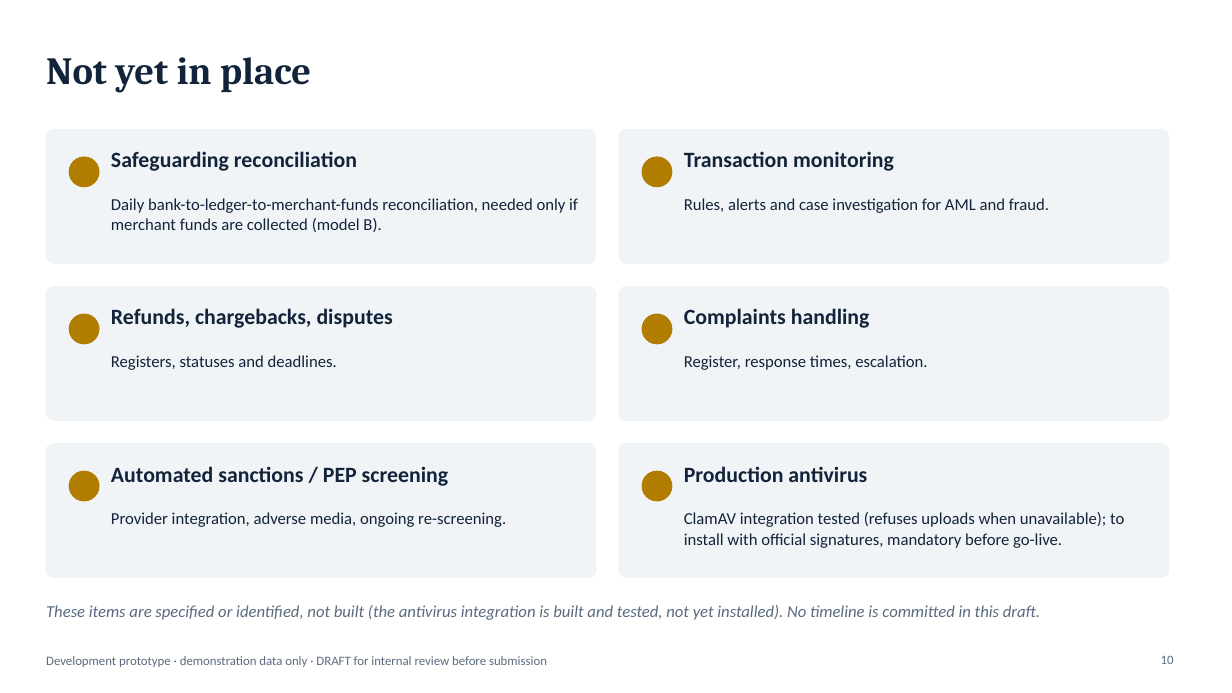
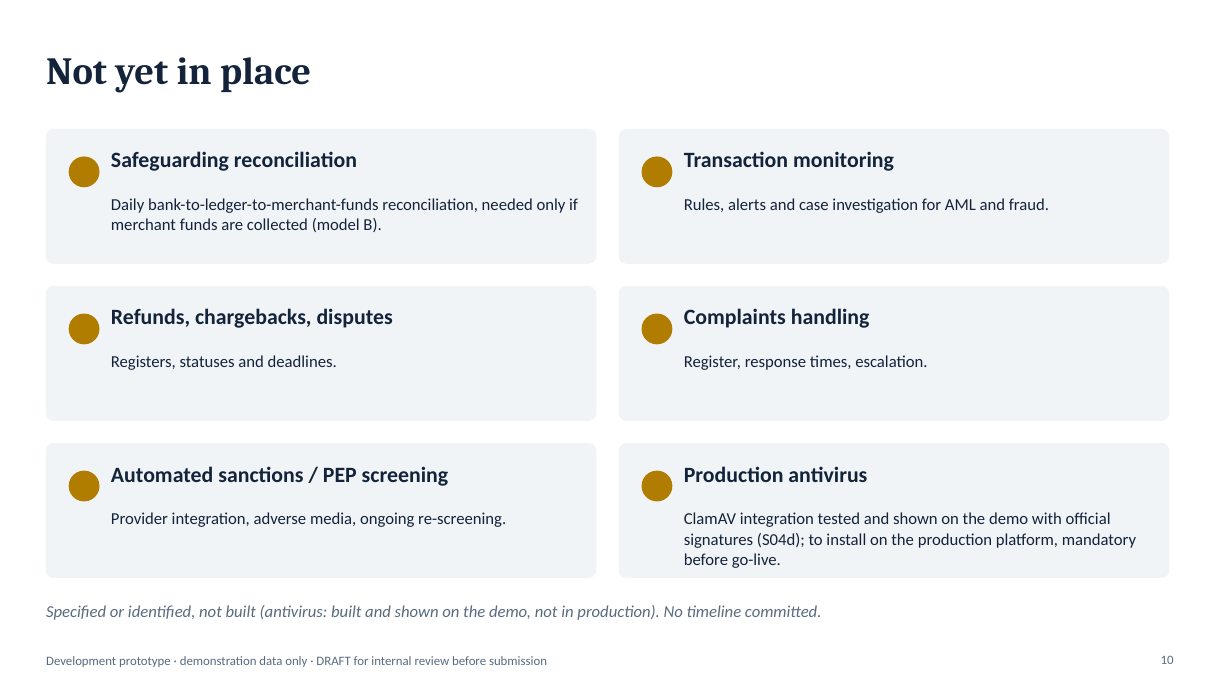
Before and after one commit to fmassonmips/mips-platform, a slide deck: slide 10 of outputs/recap/MIPS-platform-BoM-EN-DRAFT.pptx. Drawn at 1232x693 pixels with LibreOffice and Linux fonts; fonts in the diff are those of the drawing. Boxes give left, top, right and bottom in pixels: in the first picture for what was removed or moved away, otherwise in the second. Text is boxed around its words. In the diff, an @@ line names an element or a change of style, - is before the commit and + after.

```diff
--- a/outputs/recap/MIPS-platform-BoM-EN-DRAFT.pptx
+++ b/outputs/recap/MIPS-platform-BoM-EN-DRAFT.pptx
@@ text at (684,512,1136,568): text changed @@
-ClamAV integration tested (refuses uploads when unavailable); to install with official signatures, mandatory before go-live.
+ClamAV integration tested and shown on the demo with official signatures (S04d); to install on the production platform, mandatory before go-live.
@@ text at (46,605,822,620): text changed @@
-These items are specified or identified, not built (the antivirus integration is built and tested, not yet installed). No timeline is committed in this draft.
+Specified or identified, not built (antivirus: built and shown on the demo, not in production). No timeline committed.
```
Also in this commit, not shown: 1 other slide changed.
